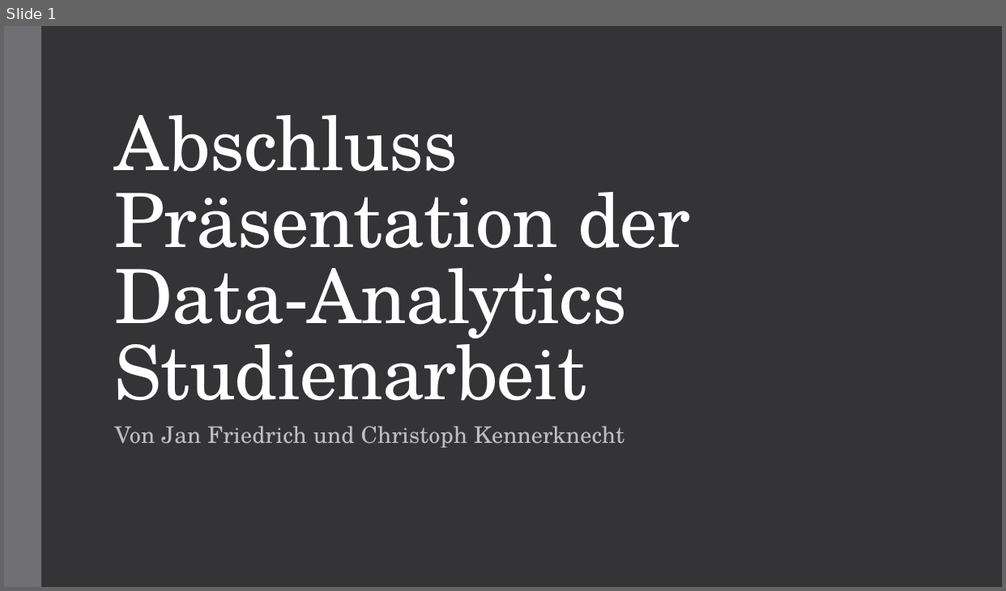
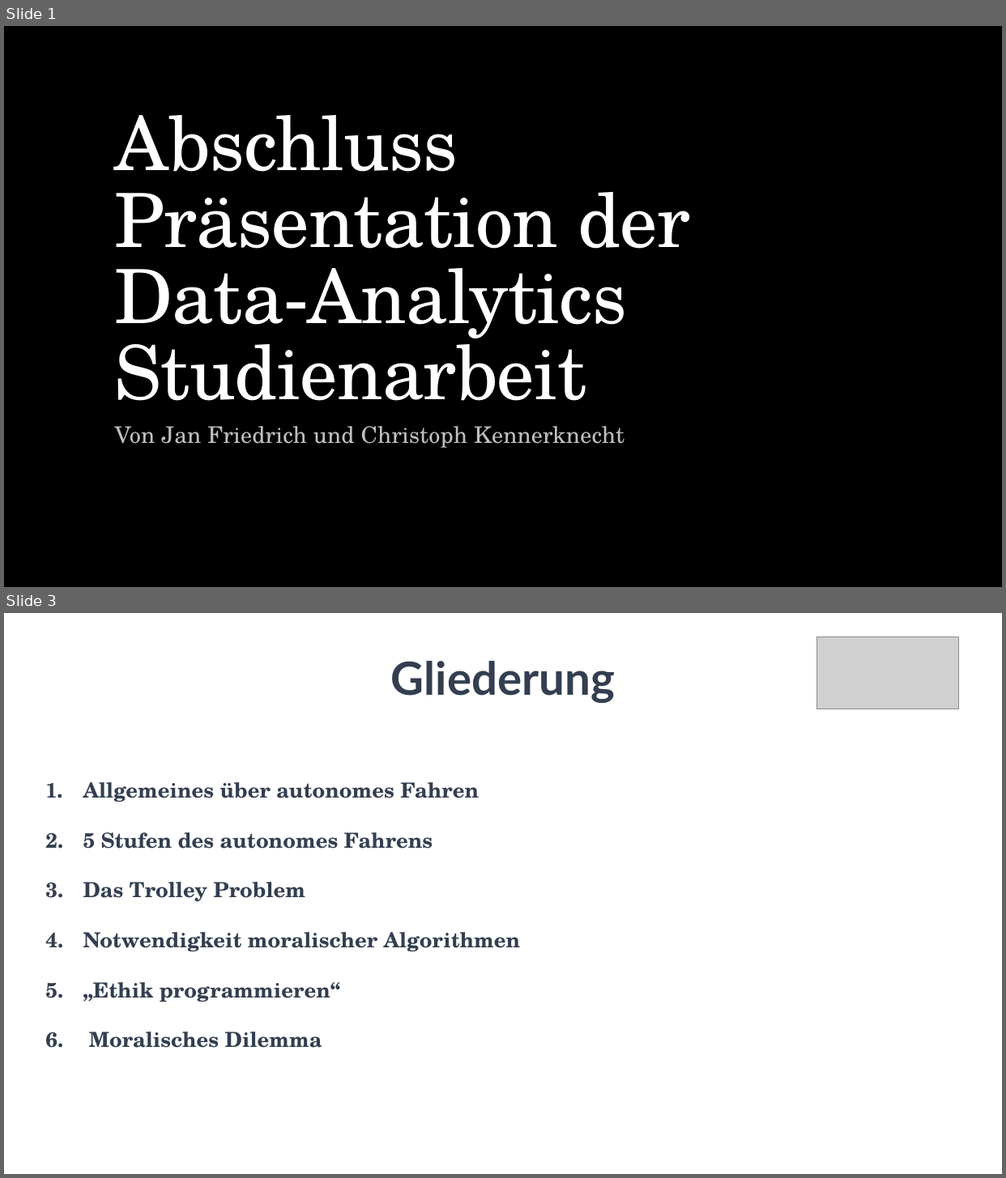
Before and after one commit to JFriedrich29/Studienarbeit-Data-Analytics, a slide deck: Abgabe/Abschlusspräsentation.pptx. Shown one above the other, each under a label of ours: slide 1 before the commit, slides 1 and 3 after it; the slides between them are not shown. The pictures are 1006x591 and 1006x1178 pixels, drawn with LibreOffice and Linux fonts; fonts in the diff are those of the drawing; grey boxes stand for pictures. Boxes give left, top, right and bottom in pixels: in the first picture for what was removed or moved away, otherwise in the second. Text is boxed around its words. In the diff, an @@ line names an element or a change of style, - is before the commit and + after.

```diff
--- a/Abgabe/Abschlusspräsentation.pptx
+++ b/Abgabe/Abschlusspräsentation.pptx
@@ slide 3 added at <box>4,613,1002,1174</box>, background #FFFFFF @@
@@ text added at <box>391,661,615,703</box>, 44 pt, text #333F50, bold @@
+Gliederung
@@ picture added at <box>817,637,959,709</box> @@
@@ text added at <box>83,782,521,1048</box>, 20 pt, text #333F50, bold @@
+1. Allgemeines über autonomes Fahren
+2. 5 Stufen des autonomes Fahrens
+3. Das Trolley Problem
+4. Notwendigkeit moralischer Algorithmen
+5. „Ethik programmieren“
+6. Moralisches Dilemma
@@ slide 1 changed as well @@
@@ background #353537 to #000000 @@
@@ rectangle removed at <box>4,26,41,587</box> @@
```
Also in this commit, not shown: 22 other slides changed, 4 other slides added.
